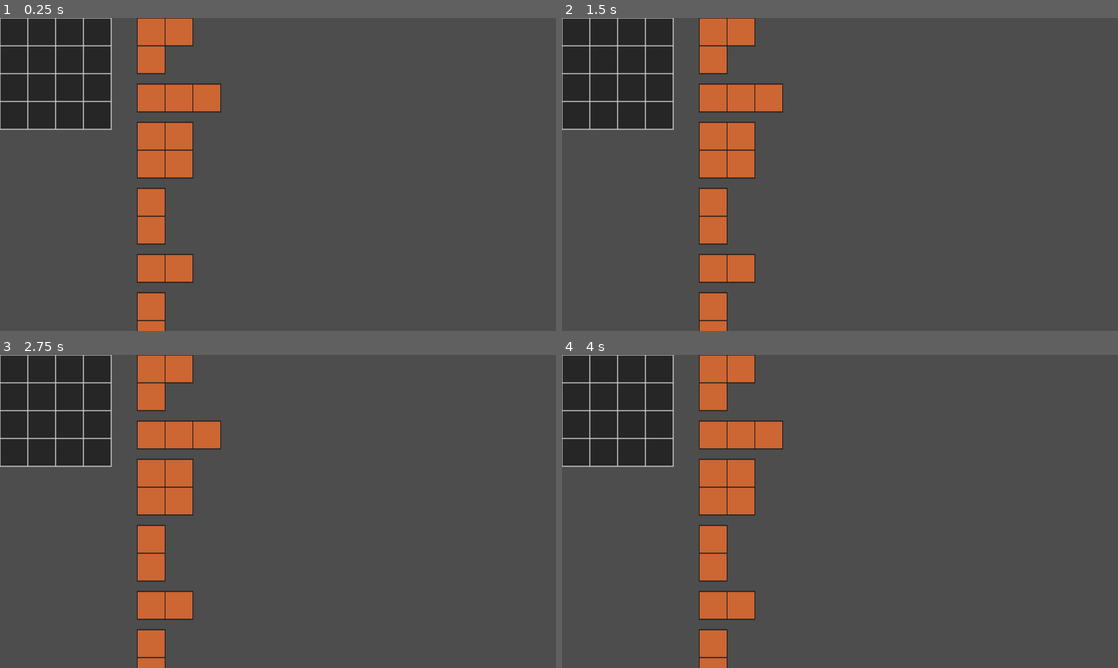
Above: before the commit, frames 1-4 (two rows, left to right).
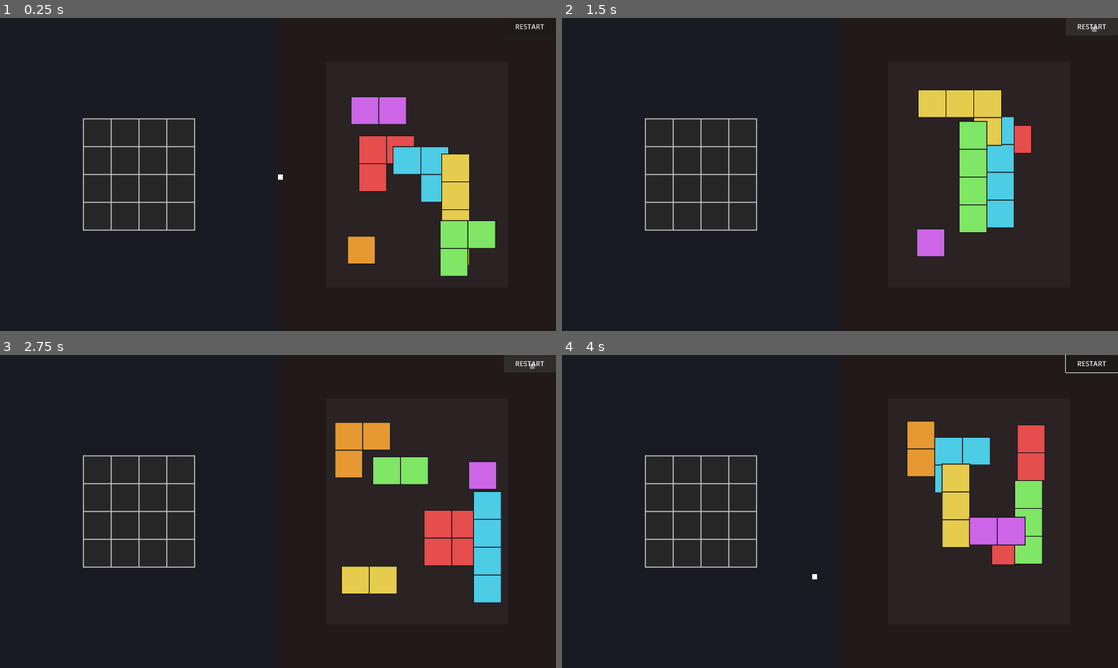
Above: after the commit, the same moments.

Repository: fabiolrodriguez/inventory-hero-prototype
Game: Godot game, scene res://scenes/game.tscn
The game is run twice, just before and just after one commit, with the same random seed, the same clock (stepped at 60 frames per second) and the same inputs.
Inputs (mouse positions are in pixels of both pictures, inside the frame that each line leads up to):
- Up to frame 1 (0.25 s): no input
- Up to frame 2 (1.5 s): click (1090, 27) at 0.5 s, where only the run after the commit has a clickable "RESTART"; click (1090, 27) at 1.25 s, where only the run after the commit has a clickable "RESTART"
- Up to frame 3 (2.75 s): click (528, 364) at 2 s, where only the run after the commit has a clickable "RESTART"
- Up to frame 4 (4 s): tap Enter (ui_accept) at 2.75, 3.02, 3.5 s; move the mouse to (962, 495) at 2.77 s; press the mouse at (962, 495) at 2.78 s; hold Right (ui_right) 2.78-3.5 s; right-click (962, 495) at 3.05 s; release the mouse at (962, 495) at 3.5 s; drag from (728, 527) to (812, 574) at 3.52 s

The runs differ from the first frame. In frame 1, 93% of the frame differs, in the area x 0-100%, y 0-100%; in frame 2, 93%; in frame 3, 93%; in frame 4, 93%.

Commit message:
first working prototype

Diff:
--- a/project.godot
+++ b/project.godot
@@ -20,6 +20,55 @@
 window/size/viewport_width=1280
 window/size/viewport_height=720
 
+[input]
+
+ui_left={
+"deadzone": 0.5,
+"events": [Object(InputEventKey,"resource_local_to_scene":false,"resource_name":"","device":0,"window_id":0,"alt_pressed":false,"shift_pressed":false,"ctrl_pressed":false,"meta_pressed":false,"pressed":false,"keycode":4194319,"physical_keycode":0,"key_label":0,"unicode":0,"location":0,"echo":false,"script":null)
+, Object(InputEventJoypadButton,"resource_local_to_scene":false,"resource_name":"","device":-1,"button_index":13,"pressure":0.0,"pressed":false,"script":null)
+, Object(InputEventJoypadMotion,"resource_local_to_scene":false,"resource_name":"","device":-1,"axis":0,"axis_value":-1.0,"script":null)
+, Object(InputEventKey,"resource_local_to_scene":false,"resource_name":"","device":0,"window_id":0,"alt_pressed":false,"shift_pressed":false,"ctrl_pressed":false,"meta_pressed":false,"pressed":false,"keycode":0,"physical_keycode":65,"key_label":0,"unicode":0,"location":0,"echo":false,"script":null)
+]
+}
+ui_right={
+"deadzone": 0.5,
+"events": [Object(InputEventKey,"resource_local_to_scene":false,"resource_name":"","device":0,"window_id":0,"alt_pressed":false,"shift_pressed":false,"ctrl_pressed":false,"meta_pressed":false,"pressed":false,"keycode":4194321,"physical_keycode":0,"key_label":0,"unicode":0,"location":0,"echo":false,"script":null)
+, Object(InputEventJoypadButton,"resource_local_to_scene":false,"resource_name":"","device":-1,"button_index":14,"pressure":0.0,"pressed":false,"script":null)
+, Object(InputEventJoypadMotion,"resource_local_to_scene":false,"resource_name":"","device":-1,"axis":0,"axis_value":1.0,"script":null)
+, Object(InputEventKey,"resource_local_to_scene":false,"resource_name":"","device":0,"window_id":0,"alt_pressed":false,"shift_pressed":false,"ctrl_pressed":false,"meta_pressed":false,"pressed":false,"keycode":0,"physical_keycode":68,"key_label":0,"unicode":0,"location":0,"echo":false,"script":null)
+]
+}
+ui_up={
+"deadzone": 0.5,
+"events": [Object(InputEventKey,"resource_local_to_scene":false,"resource_name":"","device":0,"window_id":0,"alt_pressed":false,"shift_pressed":false,"ctrl_pressed":false,"meta_pressed":false,"pressed":false,"keycode":4194320,"physical_keycode":0,"key_label":0,"unicode":0,"location":0,"echo":false,"script":null)
+, Object(InputEventJoypadButton,"resource_local_to_scene":false,"resource_name":"","device":-1,"button_index":11,"pressure":0.0,"pressed":false,"script":null)
+, Object(InputEventJoypadMotion,"resource_local_to_scene":false,"resource_name":"","device":-1,"axis":1,"axis_value":-1.0,"script":null)
+, Object(InputEventKey,"resource_local_to_scene":false,"resource_name":"","device":0,"window_id":0,"alt_pressed":false,"shift_pressed":false,"ctrl_pressed":false,"meta_pressed":false,"pressed":false,"keycode":0,"physical_keycode":87,"key_label":0,"unicode":0,"location":0,"echo":false,"script":null)
+]
+}
+ui_down={
+"deadzone": 0.5,
+"events": [Object(InputEventKey,"resource_local_to_scene":false,"resource_name":"","device":0,"window_id":0,"alt_pressed":false,"shift_pressed":false,"ctrl_pressed":false,"meta_pressed":false,"pressed":false,"keycode":4194322,"physical_keycode":0,"key_label":0,"unicode":0,"location":0,"echo":false,"script":null)
+, Object(InputEventJoypadButton,"resource_local_to_scene":false,"resource_name":"","device":-1,"button_index":12,"pressure":0.0,"pressed":false,"script":null)
+, Object(InputEventJoypadMotion,"resource_local_to_scene":false,"resource_name":"","device":-1,"axis":1,"axis_value":1.0,"script":null)
+, Object(InputEventKey,"resource_local_to_scene":false,"resource_name":"","device":0,"window_id":0,"alt_pressed":false,"shift_pressed":false,"ctrl_pressed":false,"meta_pressed":false,"pressed":false,"keycode":0,"physical_keycode":83,"key_label":0,"unicode":0,"location":0,"echo":false,"script":null)
+]
+}
+action_pick={
+"deadzone": 0.2,
+"events": [Object(InputEventMouseButton,"resource_local_to_scene":false,"resource_name":"","device":-1,"window_id":0,"alt_pressed":false,"shift_pressed":false,"ctrl_pressed":false,"meta_pressed":false,"button_mask":0,"position":Vector2(0, 0),"global_position":Vector2(0, 0),"factor":1.0,"button_index":1,"canceled":false,"pressed":false,"double_click":false,"script":null)
+, Object(InputEventJoypadButton,"resource_local_to_scene":false,"resource_name":"","device":-1,"button_index":0,"pressure":0.0,"pressed":false,"script":null)
+, Object(InputEventKey,"resource_local_to_scene":false,"resource_name":"","device":0,"window_id":0,"alt_pressed":false,"shift_pressed":false,"ctrl_pressed":false,"meta_pressed":false,"pressed":false,"keycode":0,"physical_keycode":32,"key_label":0,"unicode":0,"location":0,"echo":false,"script":null)
+]
+}
+action_rotate={
+"deadzone": 0.2,
+"events": [Object(InputEventKey,"resource_local_to_scene":false,"resource_name":"","device":0,"window_id":0,"alt_pressed":false,"shift_pressed":true,"ctrl_pressed":false,"meta_pressed":false,"pressed":false,"keycode":0,"physical_keycode":82,"key_label":0,"unicode":0,"location":0,"echo":false,"script":null)
+, Object(InputEventJoypadButton,"resource_local_to_scene":false,"resource_name":"","device":-1,"button_index":2,"pressure":0.0,"pressed":false,"script":null)
+, Object(InputEventMouseButton,"resource_local_to_scene":false,"resource_name":"","device":-1,"window_id":0,"alt_pressed":false,"shift_pressed":false,"ctrl_pressed":false,"meta_pressed":false,"button_mask":0,"position":Vector2(0, 0),"global_position":Vector2(0, 0),"factor":1.0,"button_index":2,"canceled":false,"pressed":false,"double_click":false,"script":null)
+]
+}
+
 [physics]
 
 3d/physics_engine="Jolt Physics"
--- a/scenes/game.tscn
+++ b/scenes/game.tscn
@@ -9,6 +9,33 @@
 script = ExtResource("1_lnu2h")
 piece_scene = ExtResource("4_lbhrr")
 
+[node name="Layout" type="CanvasLayer" parent="." unique_id=1837474130]
+layer = -1
+
+[node name="LeftArea" type="ColorRect" parent="Layout" unique_id=545649811]
+custom_minimum_size = Vector2(640, 720)
+offset_right = 40.0
+offset_bottom = 40.0
+color = Color(0.101960786, 0.101960786, 0.13333334, 1)
+
+[node name="RightArea" type="ColorRect" parent="Layout" unique_id=1622050213]
+custom_minimum_size = Vector2(640, 720)
+anchors_preset = 1
+anchor_left = 1.0
+anchor_right = 1.0
+offset_left = -40.0
+offset_bottom = 40.0
+grow_horizontal = 0
+color = Color(0.13333334, 0.101960786, 0.101960786, 1)
+
+[node name="Shop" type="ColorRect" parent="Layout" unique_id=552861752]
+custom_minimum_size = Vector2(420, 520)
+offset_left = 740.0
+offset_top = 118.0
+offset_right = 1160.0
+offset_bottom = 638.0
+color = Color(0.16862746, 0.13725491, 0.13725491, 1)
+
 [node name="Board" type="Node2D" parent="." unique_id=1088540888]
 script = ExtResource("1_uwrxv")
 
@@ -18,3 +45,21 @@
 [node name="Piece" parent="Pieces" unique_id=484531535 instance=ExtResource("4_lbhrr")]
 
 [node name="UI" type="CanvasLayer" parent="." unique_id=1468622225]
+
+[node name="RestartButton" type="Button" parent="UI" unique_id=1880058814]
+custom_minimum_size = Vector2(120, 40)
+anchors_preset = 1
+anchor_left = 1.0
+anchor_right = 1.0
+offset_left = -8.0
+offset_bottom = 8.0
+grow_horizontal = 0
+text = "RESTART"
+
+[node name="Cursor" type="Node2D" parent="." unique_id=403587890]
+
+[node name="ColorRect" type="ColorRect" parent="Cursor" unique_id=992557618]
+offset_right = 11.0
+offset_bottom = 12.0
+
+[connection signal="pressed" from="UI/RestartButton" to="." method="_on_restart_button_pressed"]
--- a/scripts/board.gd
+++ b/scripts/board.gd
@@ -7,6 +7,8 @@
 @export var grid_line_color: Color = Color(0.8, 0.8, 0.8, 1.0)
 @export var grid_fill_color: Color = Color(0.15, 0.15, 0.15, 1.0)
 @export var occupied_fill_color: Color = Color(0.4, 0.8, 0.4, 1.0)
+
+@export var snap_margin: int = 32
 
 var grid_data: Array = []
 
@@ -141,3 +143,52 @@
 				return false
 
 	return true
+
+func get_nearest_grid_position_from_global(global_position: Vector2) -> Vector2i:
+	var local_position = to_local(global_position)
+
+	var grid_x = int(round(local_position.x / cell_size))
+	var grid_y = int(round(local_position.y / cell_size))
+
+	return Vector2i(grid_x, grid_y)
+
+func get_snap_grid_for_piece(global_position: Vector2) -> Vector2i:
+	var local_position = to_local(global_position)
+
+	var grid_x = int(round(local_position.x / cell_size))
+	var grid_y = int(round(local_position.y / cell_size))
+
+	return Vector2i(grid_x, grid_y)
+
+func find_best_placement_for_piece(shape: Array, preferred_grid_x: int, preferred_grid_y: int) -> Variant:
+	var candidate_offsets = [
+		Vector2i(0, 0),
+		Vector2i(-1, 0),
+		Vector2i(1, 0),
+		Vector2i(0, -1),
+		Vector2i(0, 1),
+		Vector2i(-1, -1),
+		Vector2i(1, -1),
+		Vector2i(-1, 1),
+		Vector2i(1, 1)
+	]
+
+	for offset in candidate_offsets:
+		var test_x = preferred_grid_x + offset.x
+		var test_y = preferred_grid_y + offset.y
+
+		if can_place_piece(shape, test_x, test_y):
+			return Vector2i(test_x, test_y)
+
+	return null
+
+func get_board_rect_global() -> Rect2:
+	return Rect2(global_position, get_board_size_pixels())
+
+func is_piece_center_inside_board(piece_global_center: Vector2) -> bool:
+	return get_board_rect_global().has_point(piece_global_center)
+
+func is_piece_center_inside_snap_area(piece_global_center: Vector2) -> bool:
+	var board_rect = get_board_rect_global()
+	var expanded_rect = board_rect.grow(snap_margin)
+	return expanded_rect.has_point(piece_global_center)
--- a/scripts/core/game.gd
+++ b/scripts/core/game.gd
@@ -4,67 +4,114 @@
 
 @onready var board = $Board
 @onready var pieces_container = $Pieces
+
+@onready var left_area = $Layout/LeftArea
+@onready var right_area = $Layout/RightArea
+@onready var shop_spawn_area = $Layout/Shop
+
+#var current_level_index: int = 0
+
+var current_total_cells: int = 16
+
+var level_total_cells_progression: Array[int] = [16, 20, 24, 30, 36, 42, 48]
 var current_level_index: int = 0
 
-var level_shapes: Array = [
-	[
-		[1, 1],
-		[1, 0]
-	], # 3
-	[
-		[1, 1, 1]
-	], # 3
-	[
-		[1, 1],
-		[1, 1]
-	], # 4
-	[
-		[1],
-		[1]
-	], # 2
-	[
-		[1, 1]
-	], # 2
-	[
-		[1],
-		[1]
-	] # 2
-]
-
-var levels: Array = [
-	{
-		"cols": 4,
-		"rows": 4,
-		"shapes": [
-			[
-				[1, 1],
-				[1, 0]
-			],
-			[
-				[1, 1, 1]
-			],
-			[
-				[1, 1],
-				[1, 1]
-			],
-			[
-				[1],
-				[1],
-				[1]
-			],
-			[
-				[1, 1, 0],
-				[0, 1, 1]
-			]
-		]
+var max_snake_shapes_per_level: int = 1
+
+@onready var cursor = $Cursor
+
+var cursor_speed: float = 600.0
+
+var shape_pool: Array = [
+	{
+		"type": "single",
+		"shape": [[1]]
+	},
+	{
+		"type": "line2_h",
+		"shape": [[1, 1]]
+	},
+	{
+		"type": "line2_v",
+		"shape": [[1], [1]]
+	},
+	{
+		"type": "line3_h",
+		"shape": [[1, 1, 1]]
+	},
+	{
+		"type": "line3_v",
+		"shape": [[1], [1], [1]]
+	},
+	{
+		"type": "l3_a",
+		"shape": [[1, 1], [1, 0]]
+	},
+	{
+		"type": "l3_b",
+		"shape": [[1, 1], [0, 1]]
+	},
+	{
+		"type": "square",
+		"shape": [[1, 1], [1, 1]]
+	},
+	{
+		"type": "line4_h",
+		"shape": [[1, 1, 1, 1]]
+	},
+	{
+		"type": "line4_v",
+		"shape": [[1], [1], [1], [1]]
+	},
+	{
+		"type": "l4_a",
+		"shape": [[1, 1, 1], [1, 0, 0]]
+	},
+	{
+		"type": "l4_b",
+		"shape": [[1, 1, 1], [0, 0, 1]]
+	},
+	{
+		"type": "s",
+		"shape": [[1, 1, 0], [0, 1, 1]]
+	},
+	{
+		"type": "z",
+		"shape": [[0, 1, 1], [1, 1, 0]]
 	}
 ]
 
+var level_shapes: Array = []
+
+var piece_colors: Array = [
+	Color(0.9, 0.3, 0.3),
+	Color(0.3, 0.8, 0.9),
+	Color(0.9, 0.8, 0.3),
+	Color(0.5, 0.9, 0.4),
+	Color(0.8, 0.4, 0.9),
+	Color(0.9, 0.6, 0.2)
+]
+
 func _ready():
-	if not is_level_shape_set_valid():
-		push_error("Level shape set is invalid: total piece cells do not match board size.")
+	update_layout_visuals()
+	load_current_level()
+	#load_level_from_total_cells(current_total_cells)
+
+func load_current_level():
+	if current_level_index >= level_total_cells_progression.size():
+		print("No more levels")
 		return
-	spawn_level_pieces()
+
+	load_level_from_total_cells(level_total_cells_progression[current_level_index])
+
+func position_board_in_left_area():
+	var board_size = board.get_board_size_pixels()
+	var left_rect = get_left_half_rect()
+
+	var centered_x = left_rect.position.x + (left_rect.size.x - board_size.x) * 0.5
+	var centered_y = left_rect.position.y + (left_rect.size.y - board_size.y) * 0.5
+
+	board.global_position = Vector2(centered_x, centered_y)
 
 func clear_existing_pieces():
 	for child in pieces_container.get_children():
@@ -73,25 +120,67 @@
 func spawn_level_pieces():
 	clear_existing_pieces()
 
-	var board_size = board.get_board_size_pixels()
-	var start_x = board.global_position.x + board_size.x + 60
-	var current_y = board.global_position.y
-	var spacing = 24
-
-	for shape_data in level_shapes:
+	var spawn_rect = get_shop_spawn_rect()
+
+	for i in range(level_shapes.size()):
 		var piece = piece_scene.instantiate()
 		pieces_container.add_child(piece)
 
 		piece.set_board(board)
-		piece.set_shape(shape_data)
-
-		piece.global_position = Vector2(start_x, current_y)
-
-		current_y += piece.get_shape_size_pixels().y + spacing
+		piece.set_shape(level_shapes[i])
+		piece.piece_color = piece_colors[i % piece_colors.size()]
+
+		var piece_size = piece.get_shape_size_pixels()
+		piece.global_position = get_random_position_inside_shop(piece_size, spawn_rect, 16)
+
+
+func get_total_level_shape_cells() -> int:
+	var total = 0
+
+	for shape_data in level_shapes:
+		total += count_shape_cells(shape_data)
+
+	return total
+
+func is_level_shape_set_valid() -> bool:
+	var board_total_cells = board.cols * board.rows
+	var shape_total_cells = get_total_level_shape_cells()
+
+	return board_total_cells == shape_total_cells
 
 func check_level_complete():
 	if board.is_board_full():
-		print("LEVEL COMPLETE")
+		current_level_index += 1
+		load_current_level()
+
+func get_left_half_rect() -> Rect2:
+	var viewport_size = get_viewport_rect().size
+	return Rect2(Vector2(0, 0), Vector2(viewport_size.x * 0.5, viewport_size.y))
+
+func get_shop_spawn_rect() -> Rect2:
+	var viewport_size = get_viewport_rect().size
+	var right_half_x = viewport_size.x * 0.5
+	var right_half_width = viewport_size.x * 0.5
+	var shop_size = Vector2(420, 520)
+
+	var shop_x = right_half_x + (right_half_width - shop_size.x) * 0.5
+	var shop_y = (viewport_size.y - shop_size.y) * 0.5
+
+	return Rect2(Vector2(shop_x, shop_y), shop_size)
+
+func update_layout_visuals():
+	var viewport_size = get_viewport_rect().size
+
+	left_area.position = Vector2(0, 0)
+	left_area.size = Vector2(viewport_size.x * 0.5, viewport_size.y)
+
+	right_area.position = Vector2(viewport_size.x * 0.5, 0)
+	right_area.size = Vector2(viewport_size.x * 0.5, viewport_size.y)
+
+	var shop_rect = get_shop_spawn_rect()
+	shop_spawn_area.position = shop_rect.position
+	shop_spawn_area.size = shop_rect.size
+
 
 func count_shape_cells(shape: Array) -> int:
 	var count = 0
@@ -103,22 +192,140 @@
 
 	return count
 
-func get_total_level_shape_cells() -> int:
-	var total = 0
-
-	for shape_data in level_shapes:
-		total += count_shape_cells(shape_data)
-
-	print(total)
-	return total
-
-func is_level_shape_set_valid() -> bool:
-	var board_total_cells = board.cols * board.rows
-	var shape_total_cells = get_total_level_shape_cells()
-
-	return board_total_cells == shape_total_cells
-
-func load_level():
+func get_board_dimensions_from_total_cells(total_cells: int) -> Vector2i:
+	var best_cols = 1
+	var best_rows = total_cells
+	var smallest_diff = total_cells
+
+	for cols in range(1, total_cells + 1):
+		if total_cells % cols == 0:
+			var rows = total_cells / cols
+			var diff = abs(rows - cols)
+
+			if diff < smallest_diff:
+				smallest_diff = diff
+				best_cols = cols
+				best_rows = rows
+
+	return Vector2i(best_cols, best_rows)
+
+func duplicate_shape(shape: Array) -> Array:
+	return shape.duplicate(true)
+func generate_level_shapes(total_cells: int) -> Array:
+	var generated_shapes: Array = []
+	var remaining_cells = total_cells
+	var snake_shape_count = 0
+
+	while remaining_cells > 0:
+		var valid_entries: Array = []
+
+		for entry in shape_pool:
+			var shape_data = entry["shape"]
+			var shape_type = entry["type"]
+			var shape_cells = count_shape_cells(shape_data)
+
+			if shape_cells > remaining_cells:
+				continue
+
+			if is_snake_shape_type(shape_type) and snake_shape_count >= max_snake_shapes_per_level:
+				continue
+
+			valid_entries.append(entry)
+
+		if valid_entries.is_empty():
+			push_error("No valid shapes available for remaining cells: %d" % remaining_cells)
+			break
+
+		var chosen_entry = valid_entries.pick_random()
+		var chosen_shape = duplicate_shape(chosen_entry["shape"])
+		var chosen_type = chosen_entry["type"]
+
+		generated_shapes.append(chosen_shape)
+		remaining_cells -= count_shape_cells(chosen_shape)
+
+		if is_snake_shape_type(chosen_type):
+			snake_shape_count += 1
+
+	return generated_shapes
+
+func load_level_from_total_cells(total_cells: int):
+	var board_dimensions = get_board_dimensions_from_total_cells(total_cells)
+
+	if total_cells <= 16:
+		max_snake_shapes_per_level = 0
+	elif total_cells <= 30:
+		max_snake_shapes_per_level = 1
+	else:
+		max_snake_shapes_per_level = 2
+
+	board.cols = board_dimensions.x
+	board.rows = board_dimensions.y
+	board.initialize_grid()
+	board.queue_redraw()
+
+	level_shapes = generate_level_shapes(total_cells)
+
 	clear_existing_pieces()
-	board.initialize_grid()
+	position_board_in_left_area()
 	spawn_level_pieces()
+
+func get_random_position_inside_shop(piece_size: Vector2, shop_rect: Rect2, padding: int = 16) -> Vector2:
+	var min_x = shop_rect.position.x + padding
+	var min_y = shop_rect.position.y + padding
+
+	var max_x = shop_rect.position.x + shop_rect.size.x - piece_size.x - padding
+	var max_y = shop_rect.position.y + shop_rect.size.y - piece_size.y - padding
+
+	if max_x < min_x:
+		max_x = min_x
+
+	if max_y < min_y:
+		max_y = min_y
+
+	var random_x = randf_range(min_x, max_x)
+	var random_y = randf_range(min_y, max_y)
+
+	return Vector2(random_x, random_y)
+
+func is_snake_shape_type(shape_type: String) -> bool:
+	return shape_type == "s" or shape_type == "z"
+
+func _on_restart_button_pressed() -> void:
+	load_current_level()
+
+#func _process(delta):
+	#var input_vector = Vector2(
+		#Input.get_action_strength("ui_right") - Input.get_action_strength("ui_left"),
+		#Input.get_action_strength("ui_down") - Input.get_action_strength("ui_up")
+	#)
+#
+	#if input_vector.length() > 0:
+		#cursor.position += input_vector.normalized() * cursor_speed * delta
+#
+	#var viewport_size = get_viewport_rect().size
+#
+	#cursor.position.x = clamp(cursor.position.x, 0, viewport_size.x)
+	#cursor.position.y = clamp(cursor.position.y, 0, viewport_size.y)
+
+func _process(delta):
+	var input_vector = Vector2(
+		Input.get_action_strength("ui_right") - Input.get_action_strength("ui_left"),
+		Input.get_action_strength("ui_down") - Input.get_action_strength("ui_up")
+	)
+
+	# Se o controle estiver sendo usado, move o cursor virtual
+	if input_vector.length() > 0.1:
+		cursor.global_position += input_vector.normalized() * cursor_speed * delta
+	else:
+		# Se não houver input do controle, o cursor segue o mouse real
+		cursor.global_position = get_global_mouse_position()
+
+	var viewport_size = get_viewport_rect().size
+	cursor.global_position.x = clamp(cursor.global_position.x, 0, viewport_size.x)
+	cursor.global_position.y = clamp(cursor.global_position.y, 0, viewport_size.y)
+
+func get_cursor_position() -> Vector2:
+	var game = get_tree().current_scene
+	if game != null and game.has_node("Cursor"):
+		return game.get_node("Cursor").global_position
+	return get_global_mouse_position()
--- a/scripts/gameplay/piece.gd
+++ b/scripts/gameplay/piece.gd
@@ -18,7 +18,7 @@
 var was_placed_before_drag: bool = false
 
 var is_dragging: bool = false
-var drag_offset: Vector2 = Vector2.ZERO
+#var drag_offset: Vector2 = Vector2.ZERO
 
 static var selected_piece = null
 
@@ -29,29 +29,44 @@
 	draw_piece()
 
 func _process(delta):
-	if is_dragging:
-		global_position = get_global_mouse_position() - drag_offset
+	if is_dragging and selected_piece == self:
+		global_position = get_global_mouse_position() - get_shape_size_pixels() * 0.5
 
 	queue_redraw()
 
 func _input(event):
-	if event is InputEventMouseButton:
-		if event.button_index == MOUSE_BUTTON_LEFT:
-			if event.pressed:
-				try_start_drag()
-			else:
-				if is_dragging:
-					stop_drag()
-					try_place_on_board()
-
-	if event is InputEventKey:
-		if event.pressed and not event.echo:
-			if event.keycode == KEY_R and selected_piece == self:
-				try_rotate()
-
+	if event.is_action_pressed("action_pick"):
+		if is_dragging and selected_piece == self:
+			stop_drag()
+			try_place_on_board()
+		else:
+			try_start_drag()
+
+	if event.is_action_pressed("action_rotate") and selected_piece == self:
+		try_rotate()
+
+#func _input(event):
+	##if event is InputEventMouseButton:
+#
+	#if Input.is_action_just_pressed("action_pick"):
+		#if is_dragging and selected_piece == self:
+			#stop_drag()
+			#try_place_on_board()
+		#else:
+			#try_start_drag()
+		#
+		##if event.button_index == MOUSE_BUTTON_LEFT and event.pressed:
+		#if Input.is_action_just_pressed("action_pick"):
+			#if is_dragging and selected_piece == self:
+				#stop_drag()
+				#try_place_on_board()
+			#else:
+				#try_start_drag()
+#
 	#if event is InputEventKey:
 		#if event.pressed and not event.echo:
-			#if event.keycode == KEY_R:
+			##if event.keycode == KEY_R and selected_piece == self:
+			#if Input.is_action_just_pressed("action_rotate") and selected_piece == self:
 				#try_rotate()
 
 func draw_piece():
@@ -107,11 +122,14 @@
 	return Rect2(global_position, get_shape_size_pixels())
 
 func try_start_drag():
-	var mouse_position = get_global_mouse_position()
+	#var mouse_position = get_global_mouse_position()
+	var mouse_position = get_cursor_position()
 	var piece_rect = get_piece_rect_global()
 
 	if piece_rect.has_point(mouse_position):
 		selected_piece = self
+		get_parent().move_child(self, get_parent().get_child_count() - 1)
+
 		original_position = global_position
 		was_placed_before_drag = placed
 
@@ -121,25 +139,31 @@
 			placed = false
 
 		is_dragging = true
-		drag_offset = mouse_position - global_position
 
 func stop_drag():
 	is_dragging = false
 
 func try_place_on_board():
 	if board == null:
-		global_position = original_position
-		return
-
-	var target_grid = board.global_to_grid(global_position)
-	var grid_x = target_grid.x
-	var grid_y = target_grid.y
-
-	if board.can_place_piece(shape, grid_x, grid_y):
-		board.place_piece(shape, grid_x, grid_y)
-		global_position = board.grid_to_global(grid_x, grid_y)
+		return
+
+	var piece_center = get_piece_center_global()
+
+	# Se soltou fora da área magnética do board,
+	# a peça fica onde foi largada e permanece desencaixada.
+	if not board.is_piece_center_inside_snap_area(piece_center):
+		placed = false
+		return
+
+	var preferred_grid = board.get_snap_grid_for_piece(global_position)
+	var best_grid = board.find_best_placement_for_piece(shape, preferred_grid.x, preferred_grid.y)
+
+	if best_grid != null:
+		board.place_piece(shape, best_grid.x, best_grid.y)
+		global_position = board.grid_to_global(best_grid.x, best_grid.y)
 		placed = true
-		placed_grid_position = Vector2i(grid_x, grid_y)
+		placed_grid_position = best_grid
+
 		var game = get_tree().current_scene
 		if game != null and game.has_method("check_level_complete"):
 			game.check_level_complete()
@@ -150,6 +174,8 @@
 			board.place_piece(shape, previous_grid_position.x, previous_grid_position.y)
 			placed = true
 			placed_grid_position = previous_grid_position
+
+	selected_piece = null
 
 func get_rotated_shape_clockwise(source_shape: Array) -> Array:
 	var new_shape: Array = []
@@ -201,3 +227,12 @@
 		board.place_piece(shape, placed_grid_position.x, placed_grid_position.y)
 
 	queue_redraw()
+
+func get_piece_center_global() -> Vector2:
+	return global_position + get_shape_size_pixels() * 0.5
+
+func get_cursor_position() -> Vector2:
+	var game = get_tree().current_scene
+	if game != null and game.has_node("Cursor"):
+		return game.get_node("Cursor").global_position
+	return get_global_mouse_position()
